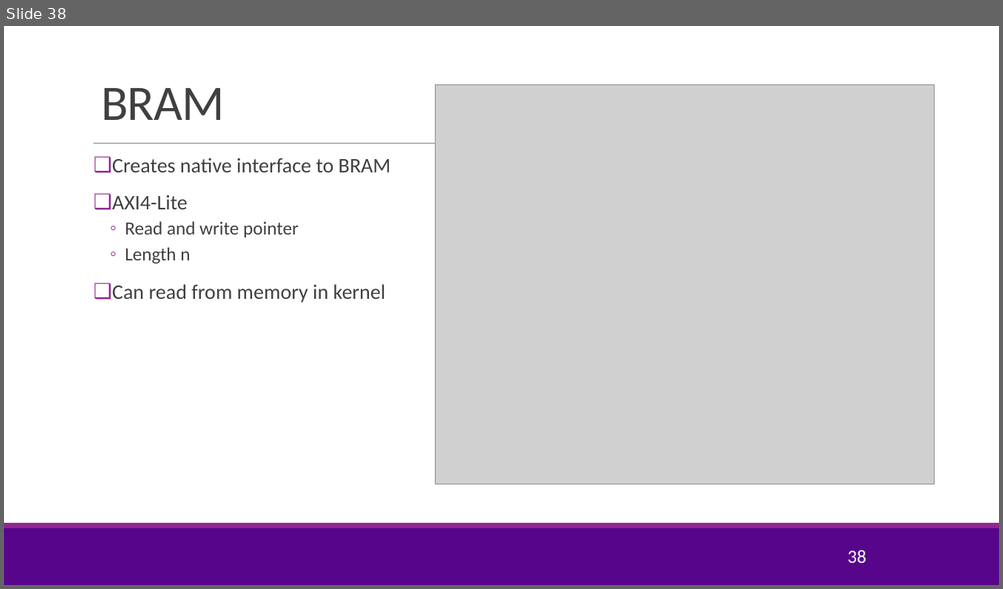
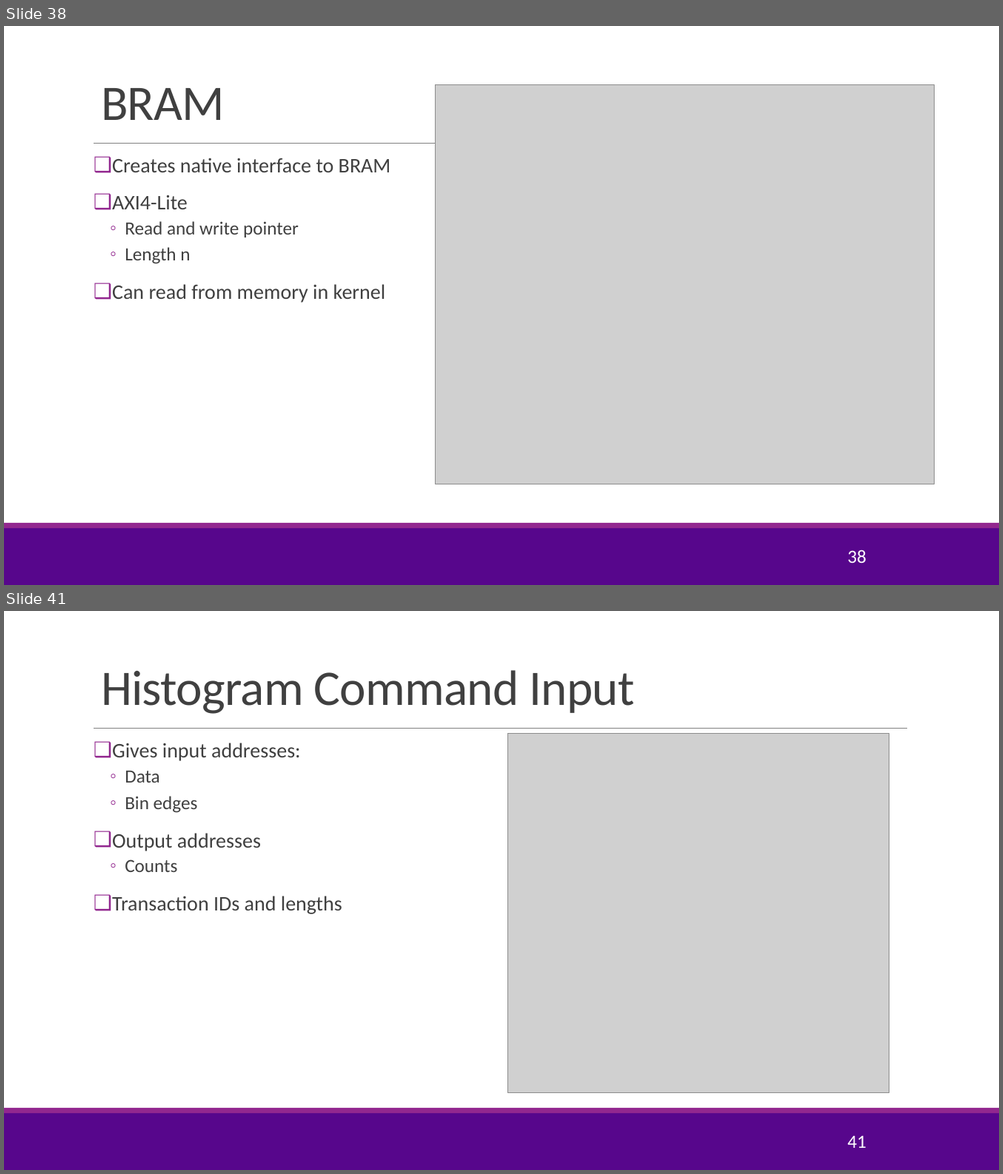
Before and after one commit to tonykorycki/hwdesign, a slide deck: units/unit08_sharedmem/sharedmem.pptx. Shown one above the other, each under a label of ours: slide 38 before the commit, slides 38 and 41 after it; the slides between them are not shown. The pictures are 1003x589 and 1003x1174 pixels, drawn with LibreOffice and Linux fonts; fonts in the diff are those of the drawing; grey boxes stand for pictures; background and template pictures are left out. Boxes give left, top, right and bottom in pixels: in the first picture for what was removed or moved away, otherwise in the second. Text is boxed around its words. In the diff, an @@ line names an element or a change of style, - is before the commit and + after.

```diff
--- a/units/unit08_sharedmem/sharedmem.pptx
+++ b/units/unit08_sharedmem/sharedmem.pptx
@@ slide 41 added at (4,611,999,1170), background #FFFFFF; not listed: 3 template elements that a slide beside it also shows @@
@@ title added at (101,670,634,714), 48 pt, text #404040 @@
+Histogram Command Input
@@ text added at (112,743,342,914), 20 pt, text #404040 @@
+❑ Gives input addresses:
+  ◦ Data
+  ◦ Bin edges
+❑ Output addresses
+  ◦ Counts
+❑ Transaction IDs and lengths
@@ picture added at (509,733,889,1093) @@
@@ page number added at (847,1136,866,1148), 18 pt, text #FFFFFF @@
+41
```
Also in this commit, not shown: 8 other slides added, 3 other files.
